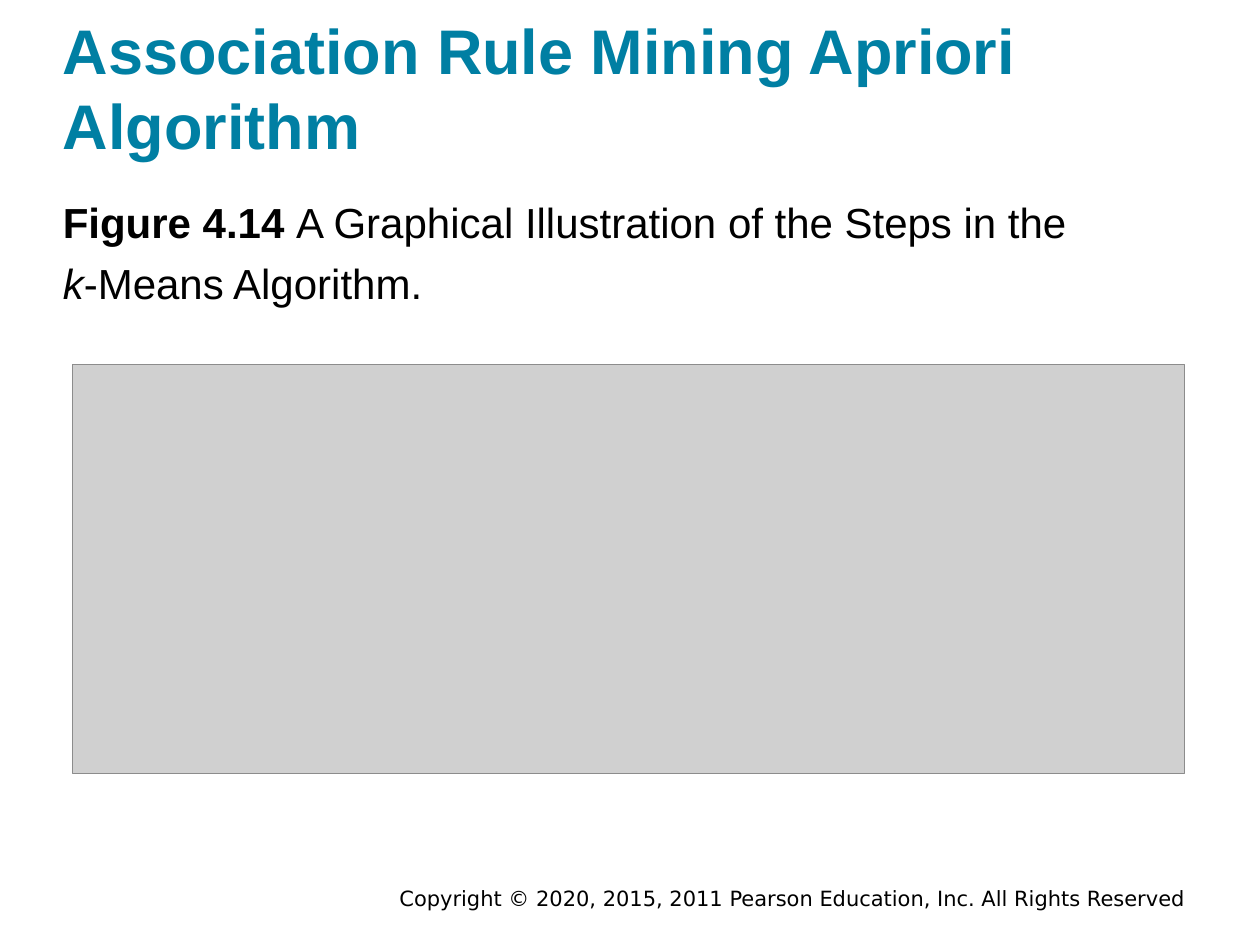
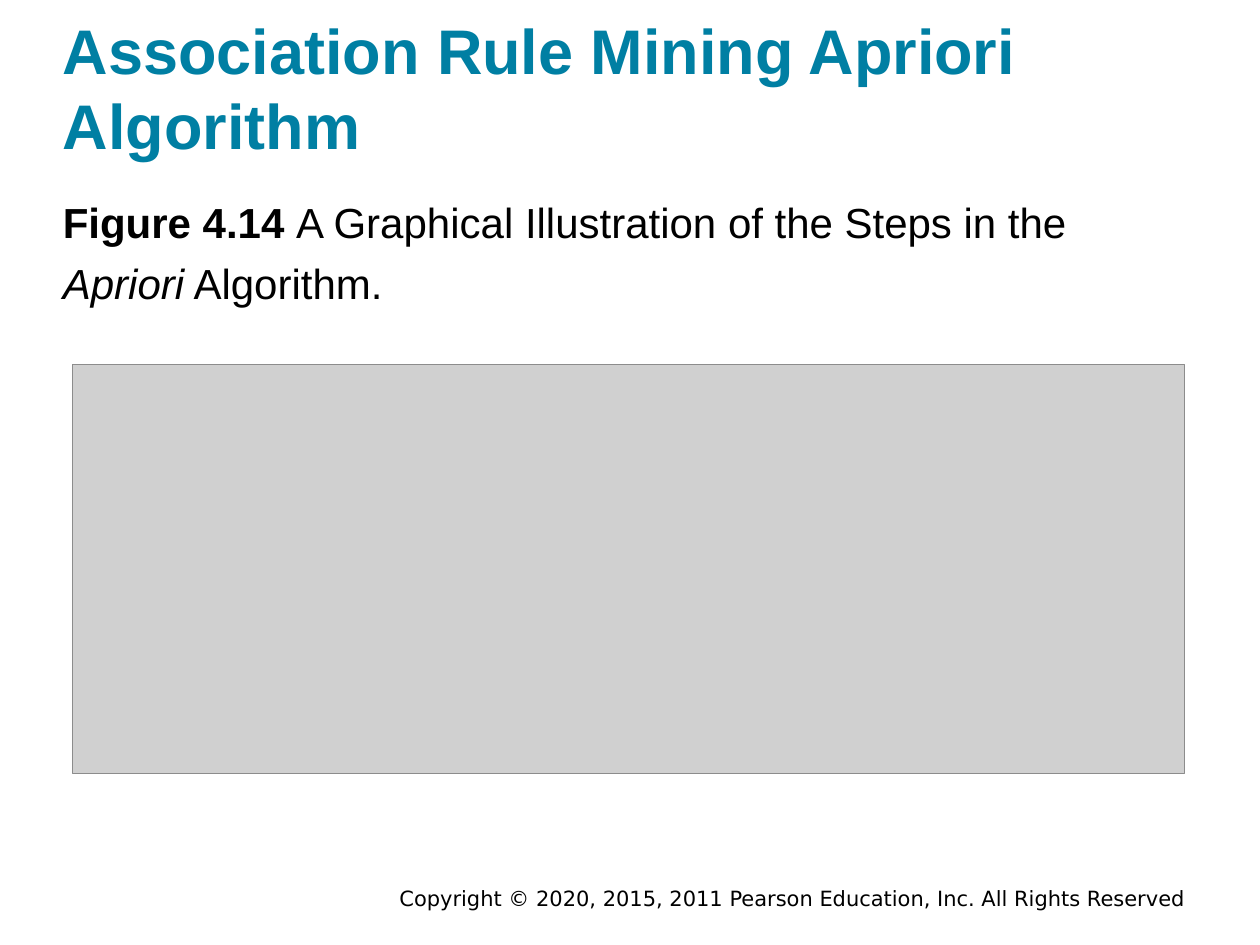
Before and after one commit to walkman617/DS2021, a slide deck: slide 44 of Slides/Sharda_11e_full_accessible_ppt_04.pptx. Drawn at 1260x945 pixels with LibreOffice and Linux fonts; fonts in the diff are those of the drawing; grey boxes stand for pictures; background and template pictures are left out. Boxes give left, top, right and bottom in pixels: in the first picture for what was removed or moved away, otherwise in the second. Text is boxed around its words. In the diff, an @@ line names an element or a change of style, - is before the commit and + after.

```diff
--- a/Slides/Sharda_11e_full_accessible_ppt_04.pptx
+++ b/Slides/Sharda_11e_full_accessible_ppt_04.pptx
@@ text at [63,207,1066,307]: text changed @@
-Figure 4.14 A Graphical Illustration of the Steps in the k-Means Algorithm.
+Figure 4.14 A Graphical Illustration of the Steps in the Apriori Algorithm.
```
